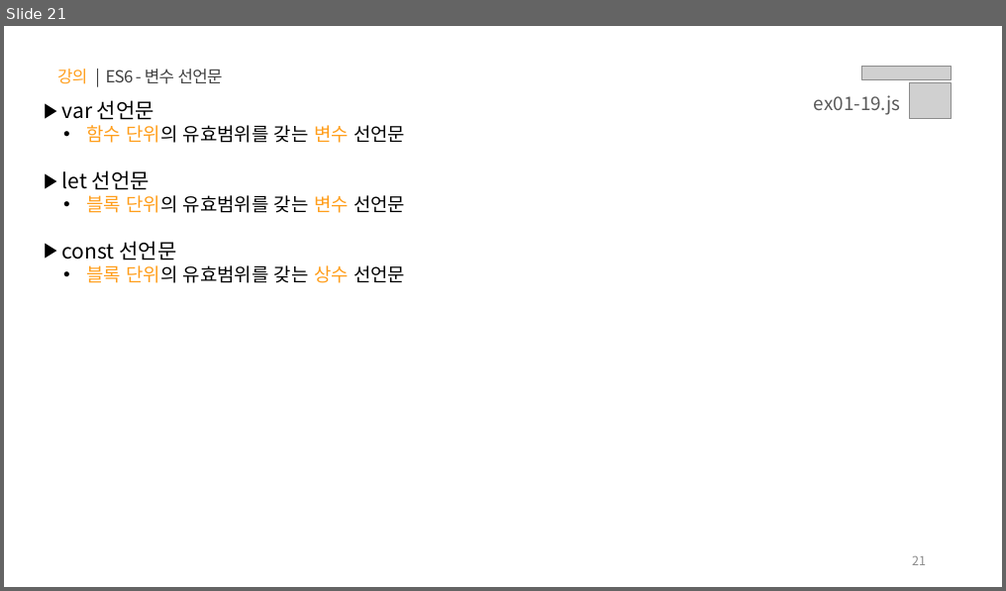
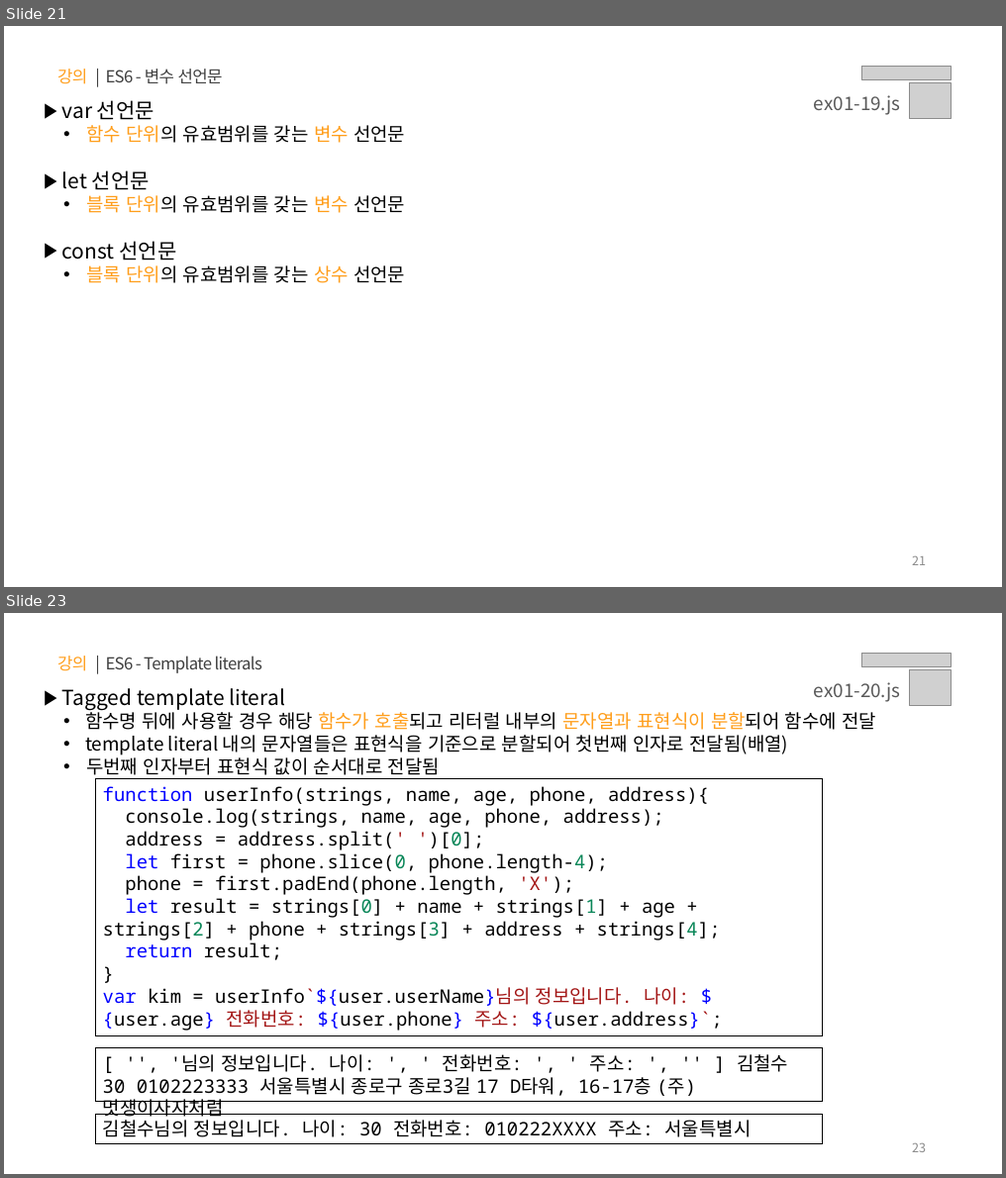
Before and after one commit to uzoolove/FES09-Javascript, a slide deck: PPT/01.자바스크립트 - 데이터 타입.pptx. Shown one above the other, each under a label of ours: slide 21 before the commit, slides 21 and 23 after it; the slides between them are not shown. The pictures are 1006x591 and 1006x1178 pixels, drawn with LibreOffice and Linux fonts; fonts in the diff are those of the drawing; grey boxes stand for pictures. Boxes give left, top, right and bottom in pixels: in the first picture for what was removed or moved away, otherwise in the second. Text is boxed around its words. In the diff, an @@ line names an element or a change of style, - is before the commit and + after.

```diff
--- a/PPT/01.자바스크립트 - 데이터 타입.pptx
+++ b/PPT/01.자바스크립트 - 데이터 타입.pptx
@@ slide 23 added at (x1=4, y1=613, x2=1002, y2=1174), background #FFFFFF @@
@@ text added at (x1=57, y1=656, x2=262, y2=673), 16 pt, text #404040 @@
+강의 | ES6 - Template literals
@@ picture added at (x1=862, y1=654, x2=951, y2=667) @@
@@ picture added at (x1=910, y1=669, x2=951, y2=706) @@
@@ text added at (x1=62, y1=688, x2=876, y2=775), 18 pt, text #000000 @@
+▶ Tagged template literal
+  • 함수명 뒤에 사용할 경우 해당 함수가 호출되고 리터럴 내부의 문자열과 표현식이 분할되어 함수에 전달
+  • template literal 내의 문자열들은 표현식을 기준으로 분할되어 첫번째 인자로 전달됨(배열)
+  • 두번째 인자부터 표현식 값이 순서대로 전달됨
@@ text added at (x1=814, y1=682, x2=901, y2=702), 18 pt, text #595959 @@
+ex01-20.js
@@ rectangle added at (x1=95, y1=779, x2=823, y2=1036), outline #000000 0.75 pt, 18 pt, text #000000 @@
+function userInfo(strings, name, age, phone, address){
+console.log(strings, name, age, phone, address);
+address = address.split(' ')[0];
+let first = phone.slice(0, phone.length-4);
+phone = first.padEnd(phone.length, 'X');
+let result = strings[0] + name + strings[1] + age + strings[2] + phone + strings[3] + address + strings[4];
+return result;
+}
+var kim = userInfo`${user.userName}님의 정보입니다. 나이: ${user.age} 전화번호: ${user.phone} 주소: ${user.address}`;
@@ rectangle added at (x1=95, y1=1049, x2=823, y2=1102), outline #000000 0.75 pt, 18 pt, text #000000 @@
+[ '', '님의 정보입니다. 나이: ', ' 전화번호: ', ' 주소: ', '' ] 김철수 30 0102223333 서울특별시 종로구 종로3길 17 D타워, 16-17층 (주)멋쟁이사자처럼
@@ rectangle added at (x1=95, y1=1115, x2=823, y2=1145), outline #000000 0.75 pt, 18 pt, text #000000 @@
+김철수님의 정보입니다. 나이: 30 전화번호: 010222XXXX 주소: 서울특별시
@@ page number added at (x1=912, y1=1144, x2=926, y2=1153), 12 pt, text #8C8C8C @@
+23
```
Also in this commit, not shown: 1 slide changed.
